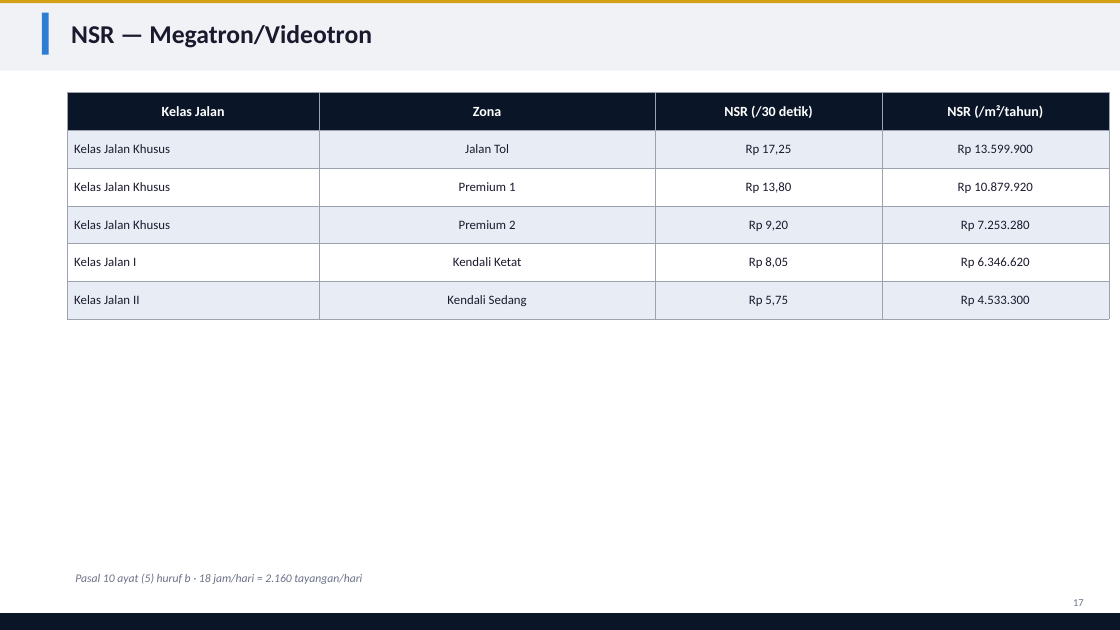
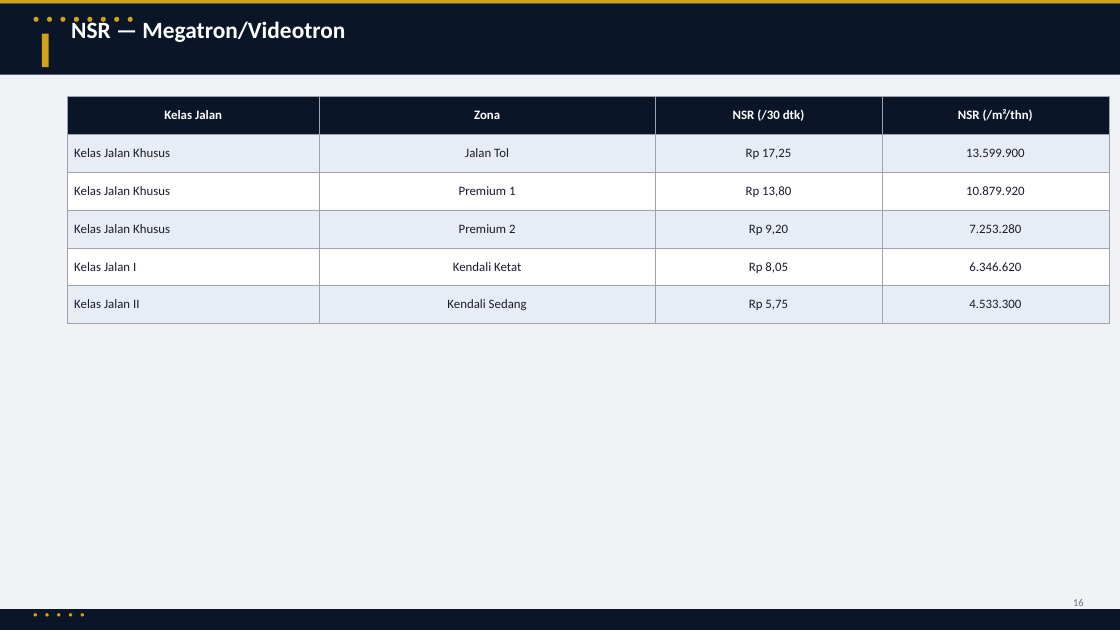
Before and after one commit to rahadiana/coba_ppt, a slide deck: slide 17 of Perwal_Bekasi_51_2024_Pajak_Reklame.pptx (slide 18 before the commit). Drawn at 1120x630 pixels with LibreOffice and Linux fonts; fonts in the diff are those of the drawing. Boxes give left, top, right and bottom in pixels: in the first picture for what was removed or moved away, otherwise in the second. Text is boxed around its words. In the diff, an @@ line names an element or a change of style, - is before the commit and + after.

```diff
--- a/Perwal_Bekasi_51_2024_Pajak_Reklame.pptx
+++ b/Perwal_Bekasi_51_2024_Pajak_Reklame.pptx
@@ background #FFFFFF to #F0F2F5 @@
@@ rectangle: place and size @@
-rectangle at (0,3,1120,71)
+rectangle at (0,3,1120,75)
@@ rectangle at (0,3,1120,75): fill #F0F2F5 to #0A1628 @@
@@ ellipse added at (34,17,39,22), fill #D4A017 @@
@@ ellipse added at (47,17,52,22), fill #D4A017 @@
@@ ellipse added at (60,17,66,22), fill #D4A017 @@
@@ text "NSR — Megatron/Videotron" at (71,18,345,42): size 22 to 20 pt, text colour #1A1A2E to #FFFFFF @@
@@ ellipse added at (74,17,79,22), fill #D4A017 @@
@@ ellipse added at (87,17,92,22), fill #D4A017 @@
@@ ellipse added at (101,17,106,22), fill #D4A017 @@
@@ ellipse added at (114,17,119,22), fill #D4A017 @@
@@ ellipse added at (128,17,133,22), fill #D4A017 @@
@@ rectangle: place and size @@
-rectangle at (42,13,49,55)
+rectangle at (42,34,49,67)
@@ rectangle at (42,34,49,67): fill #2D7DD2 to #D4A017 @@
@@ table at (67,97,1109,314) @@
-row 1, column 3: NSR (/30 detik)
+row 1, column 3: NSR (/30 dtk)
-row 1, column 4: NSR (/m²/tahun)
+row 1, column 4: NSR (/m²/thn)
-row 2, column 4: Rp 13.599.900
+row 2, column 4: 13.599.900
-row 3, column 4: Rp 10.879.920
+row 3, column 4: 10.879.920
-row 4, column 4: Rp 7.253.280
+row 4, column 4: 7.253.280
-row 5, column 4: Rp 6.346.620
+row 5, column 4: 6.346.620
-row 6, column 4: Rp 4.533.300
+row 6, column 4: 4.533.300
@@ size 12 to 11 pt in "Kelas Jalan", "Zona" @@
@@ table: place and size @@
-table at (67,92,1109,310)
+table at (67,97,1109,314)
@@ text removed at (75,574,362,584) @@
-Pasal 10 ayat (5) huruf b · 18 jam/hari = 2.160 tayangan/hari
@@ text at (1073,599,1084,610): text changed @@
-17
+16
@@ rectangle: place and size @@
-rectangle at (0,613,1120,630)
+rectangle at (0,609,1120,630)
@@ ellipse added at (34,613,37,617), fill #D4A017 @@
@@ ellipse added at (45,613,49,617), fill #D4A017 @@
@@ ellipse added at (57,613,60,617), fill #D4A017 @@
@@ ellipse added at (69,613,72,617), fill #D4A017 @@
@@ ellipse added at (81,613,84,617), fill #D4A017 @@
```
Also in this commit, not shown: 23 other slides changed, 10 slides added, 26 slides removed, 1 other file.
